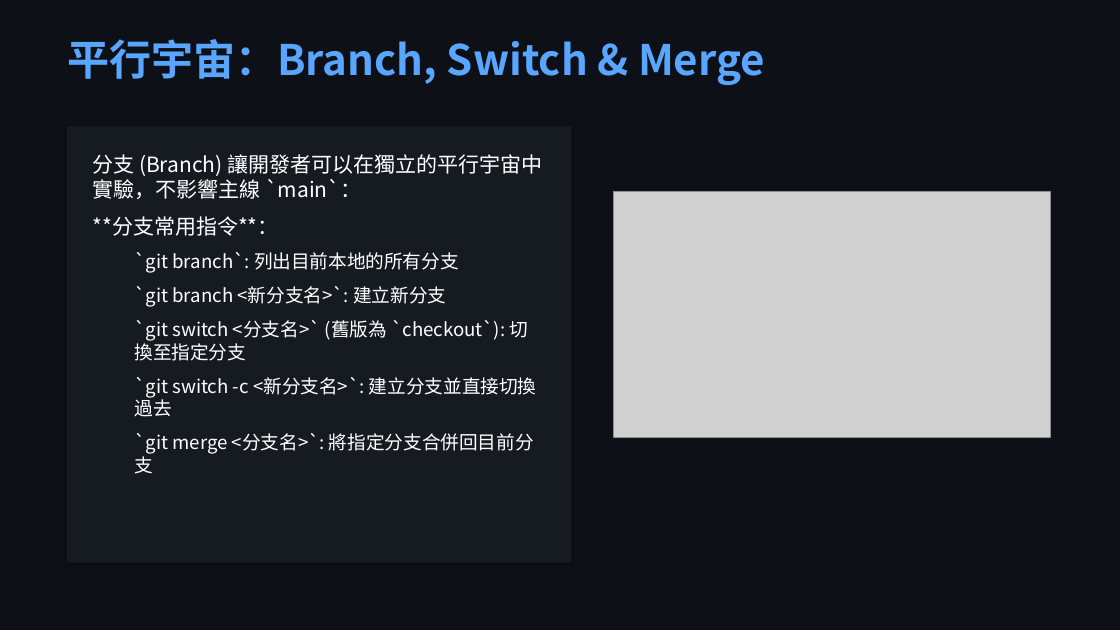
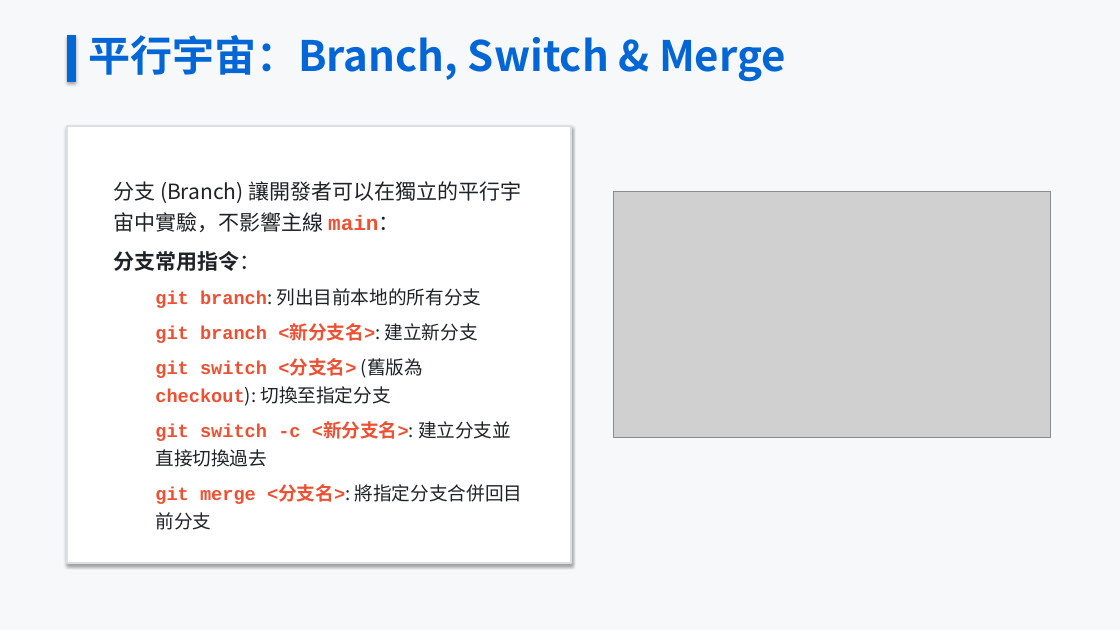
Before and after one commit to oscar7692000-beep/teaching-materials-course, a slide deck: slide 16 of GitHub_教學簡報.pptx. Drawn at 1120x630 pixels with LibreOffice and Linux fonts; fonts in the diff are those of the drawing; grey boxes stand for pictures. Boxes give left, top, right and bottom in pixels: in the first picture for what was removed or moved away, otherwise in the second. Text is boxed around its words. In the diff, an @@ line names an element or a change of style, - is before the commit and + after.

```diff
--- a/GitHub_教學簡報.pptx
+++ b/GitHub_教學簡報.pptx
@@ background #0D1117 to #F6F8FA @@
@@ text "平行宇宙：Branch, Switch & Merge" moved from (x1=67, y1=39, x2=765, y2=86) to (x1=88, y1=35, x2=786, y2=82) @@
@@ text "平行宇宙：Branch, Switch & Merge" at (x1=88, y1=35, x2=786, y2=82): text colour #58A6FF to #0366D6 @@
@@ rectangle added at (x1=67, y1=35, x2=76, y2=82), fill #0366D6, outline #0366D6 0.75 pt @@
@@ rectangle at (x1=67, y1=126, x2=571, y2=563): fill #161B22 to #FFFFFF; outline none to #DADEE5 1.5 pt @@
@@ text at (x1=113, y1=181, x2=523, y2=530): text changed; text colour #FFFFFF to #1F2328 @@
-分支 (Branch) 讓開發者可以在獨立的平行宇宙中實驗，不影響主線 `main`：
-**分支常用指令**：
-  `git branch`: 列出目前本地的所有分支
-  `git branch <新分支名>`: 建立新分支
-  `git switch <分支名>` (舊版為 `checkout`): 切換至指定分支
-  `git switch -c <新分支名>`: 建立分支並直接切換過去
-  `git merge <分支名>`: 將指定分支合併回目前分支
+分支 (Branch) 讓開發者可以在獨立的平行宇宙中實驗，不影響主線 main：
+分支常用指令：
+  git branch: 列出目前本地的所有分支
+  git branch <新分支名>: 建立新分支
+  git switch <分支名> (舊版為 checkout): 切換至指定分支
+  git switch -c <新分支名>: 建立分支並直接切換過去
+  git merge <分支名>: 將指定分支合併回目前分支
```
Also in this commit, not shown: 24 other slides changed, 31 other files.
